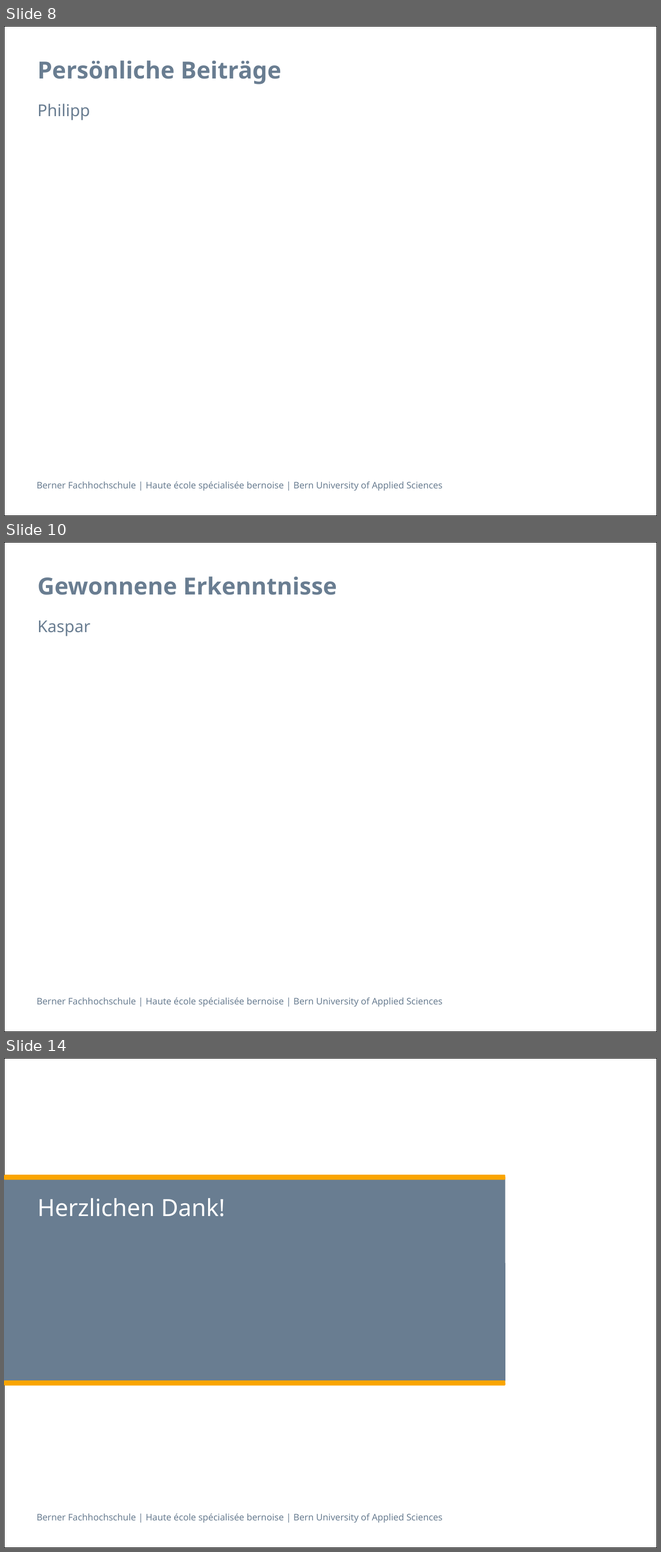
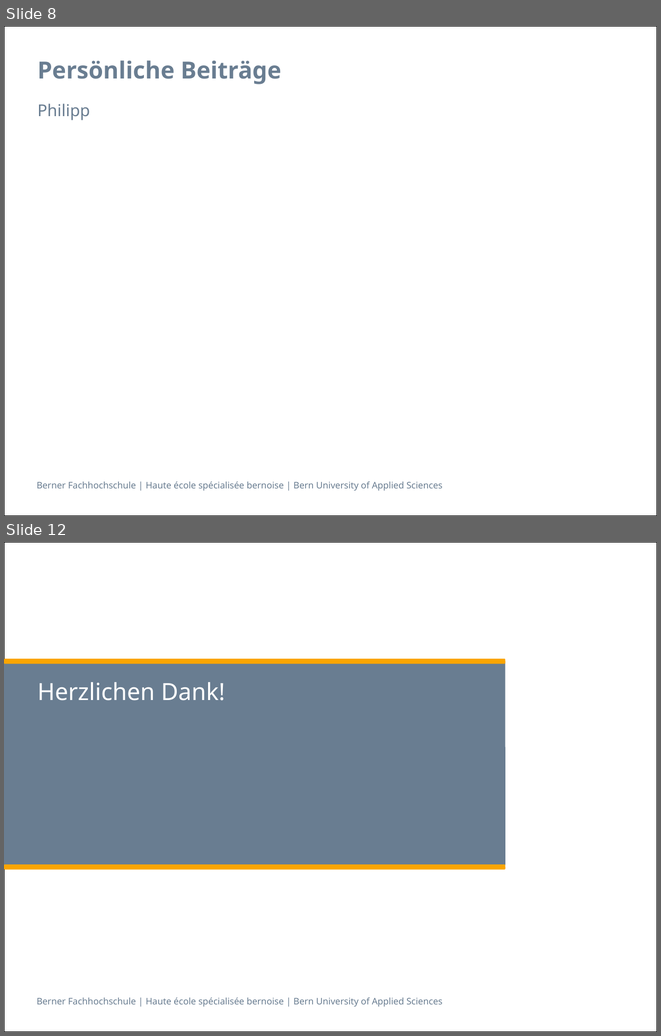
Before and after one commit to zyssm4/ch.bfh.btx8081.w2015.red, a slide deck: doc/Task14/task14_presentation Schlurp.pptx. Shown one above the other, each under a label of ours: slides 8, 10 and 14 before the commit, slides 8 and 12 after it; the slides between them are not shown. The pictures are 661x1552 and 661x1036 pixels, drawn with LibreOffice and Linux fonts; fonts in the diff are those of the drawing. Boxes give left, top, right and bottom in pixels: in the first picture for what was removed or moved away, otherwise in the second. Text is boxed around its words. In the diff, an @@ line names an element or a change of style, - is before the commit and + after.

```diff
--- a/doc/Task14/task14_presentation Schlurp.pptx
+++ b/doc/Task14/task14_presentation Schlurp.pptx
@@ slide 10 removed at (4,542,657,1032), background #FFFFFF; not listed: 2 template elements that a slide beside it also shows @@
@@ title removed at (37,576,337,595) @@
-Gewonnene Erkenntnisse
@@ text removed at (37,620,90,636) @@
-Kaspar
@@ what was slide 14 is now slide 12 @@
```
Also in this commit, not shown: 2 slides changed, 3 slides added, 4 other slides removed.
